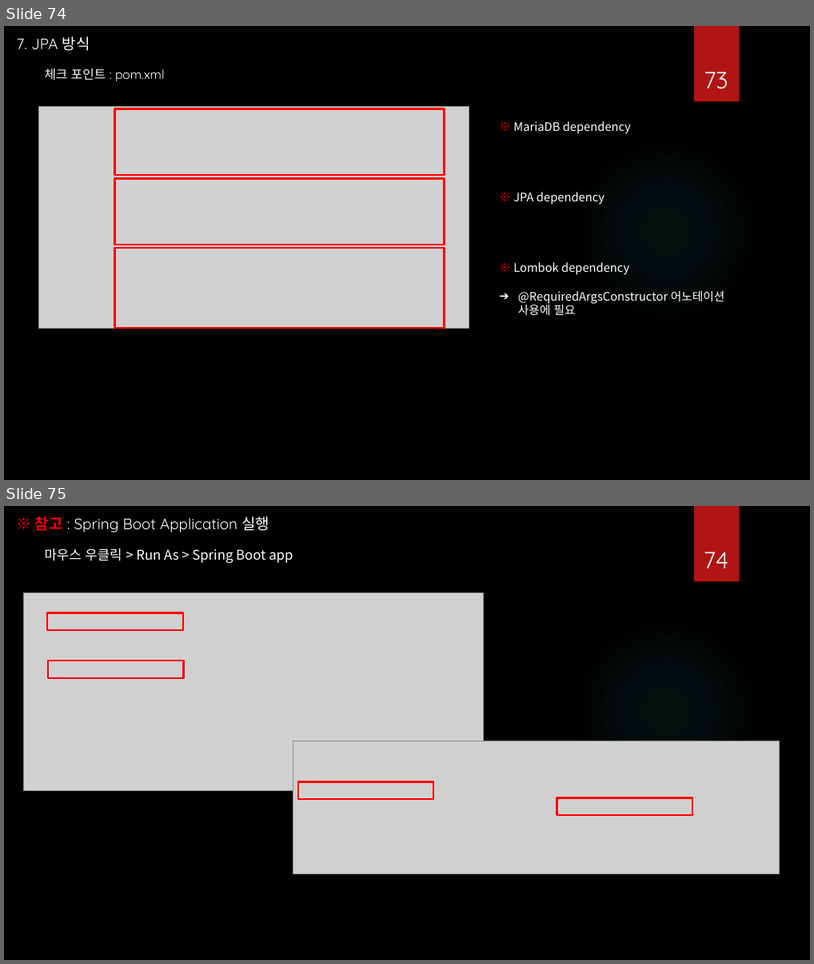
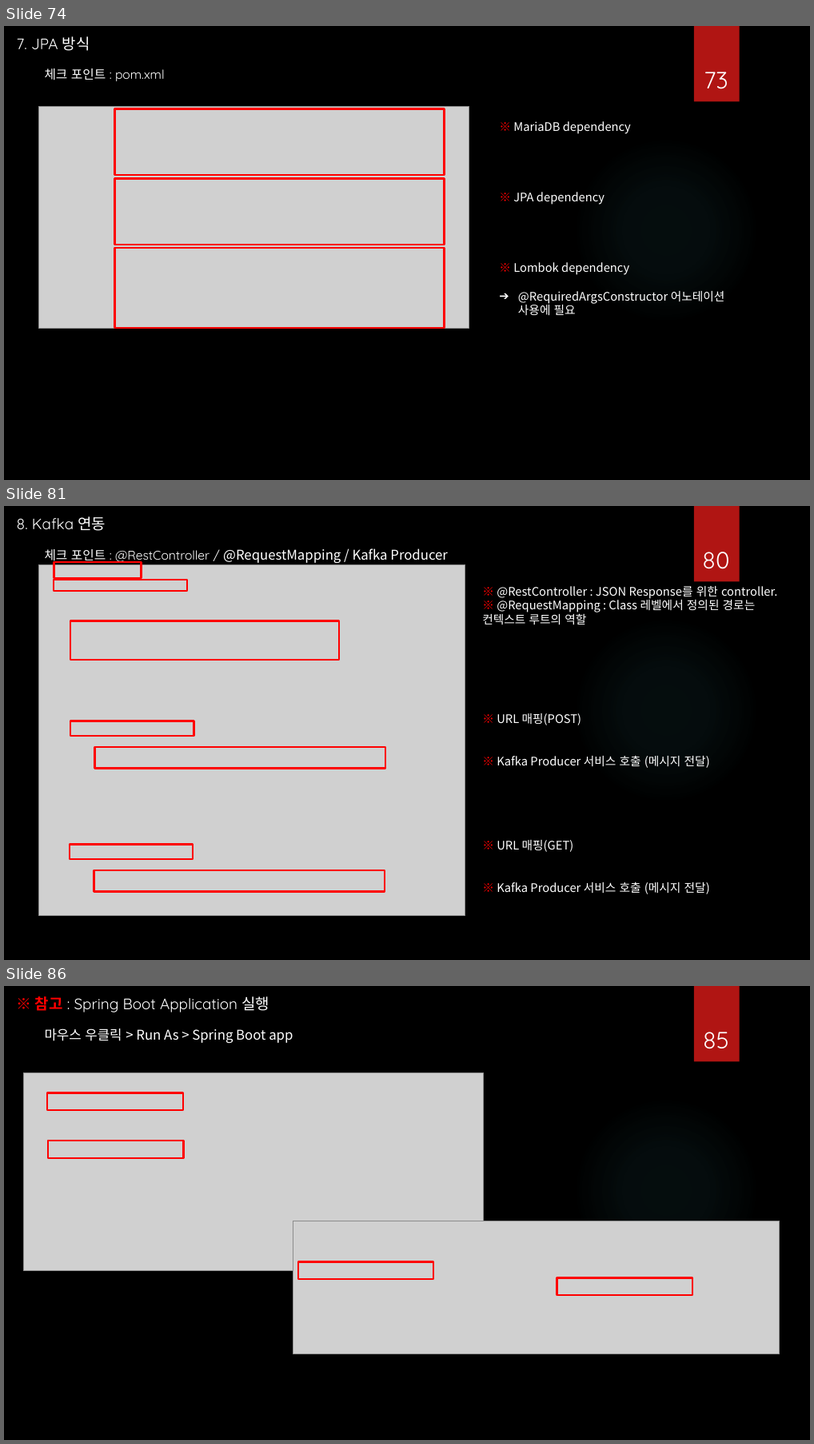
Before and after one commit to hancha123/Spring-Boot, a slide deck: Spring Boot Template.pptx. Shown one above the other, each under a label of ours: slides 74 and 75 before the commit, slides 74, 81 and 86 after it; the slides between them are not shown. The pictures are 814x964 and 814x1444 pixels, drawn with LibreOffice and Linux fonts; fonts in the diff are those of the drawing; grey boxes stand for pictures; background and template pictures are left out. Boxes give left, top, right and bottom in pixels: in the first picture for what was removed or moved away, otherwise in the second. Text is boxed around its words. In the diff, an @@ line names an element or a change of style, - is before the commit and + after.

```diff
--- a/Spring Boot Template.pptx
+++ b/Spring Boot Template.pptx
@@ slide 81 added at <box>4,506,810,960</box>, background picture (left out); not listed: 2 template elements that a slide beside it also shows @@
@@ text added at <box>17,516,106,531</box>, 18 pt, text #FFFFFF @@
+8. Kafka 연동
@@ text added at <box>45,548,448,564</box>, 16 pt, text #FFFFFF @@
+체크 포인트 : @RestController / @RequestMapping / Kafka Producer
@@ page number added at <box>702,552,730,569</box>, 28 pt, text #FFFFFF @@
+80
@@ picture added at <box>38,564,466,915</box> @@
@@ rectangle added at <box>54,562,142,578</box>, outline #FF0000 2.25 pt @@
@@ rectangle added at <box>54,580,187,591</box>, outline #FF0000 2.25 pt @@
@@ text added at <box>482,586,778,894</box>, 14 pt, text #FFFFFF @@
+※ @RestController : JSON Response를 위한 controller.
+※ @RequestMapping : Class 레벨에서 정의된 경로는 컨텍스트 루트의 역할
+※ URL 매핑(POST)
+※ Kafka Producer 서비스 호출 (메시지 전달)
+※ URL 매핑(GET)
+※ Kafka Producer 서비스 호출 (메시지 전달)
@@ rectangle added at <box>70,621,339,660</box>, outline #FF0000 2.25 pt @@
@@ rectangle added at <box>70,720,194,736</box>, outline #FF0000 2.25 pt @@
@@ rectangle added at <box>94,747,386,768</box>, outline #FF0000 2.25 pt @@
@@ rectangle added at <box>70,844,193,860</box>, outline #FF0000 2.25 pt @@
@@ rectangle added at <box>94,870,385,892</box>, outline #FF0000 2.25 pt @@
@@ what was slide 75 is now slide 86 @@
@@ page number at <box>703,1032,730,1049</box>: text changed @@
-74
+85
```
Also in this commit, not shown: 1 slide changed, 10 other slides added.
